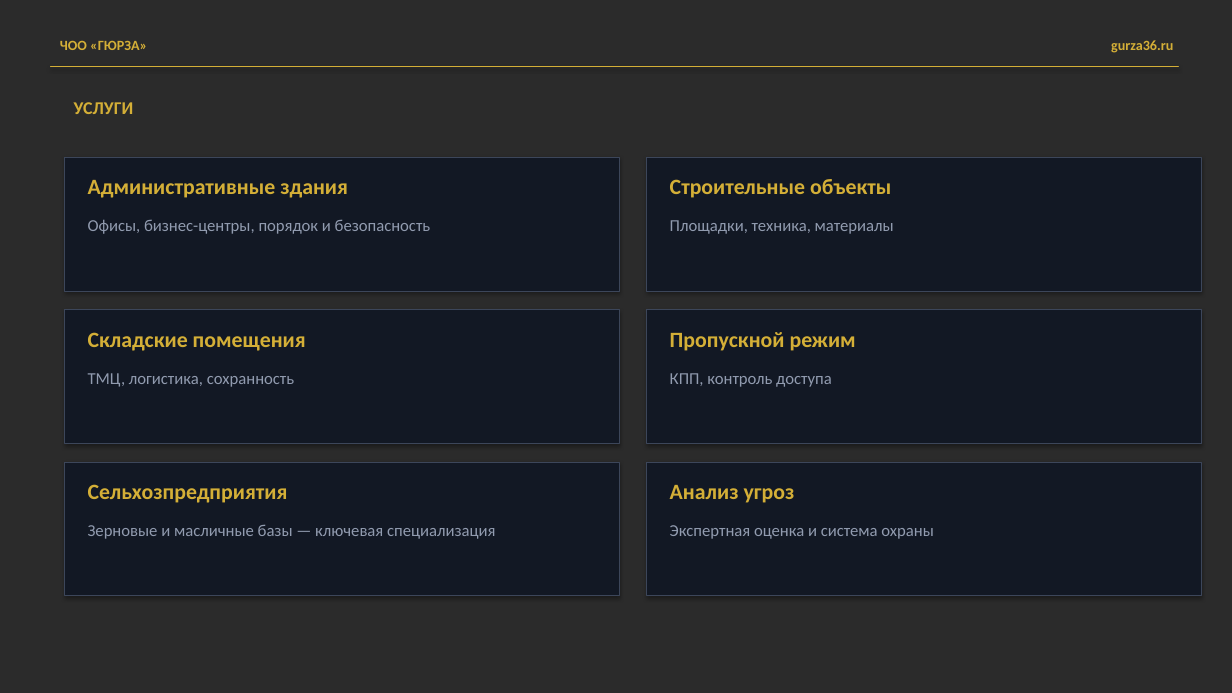
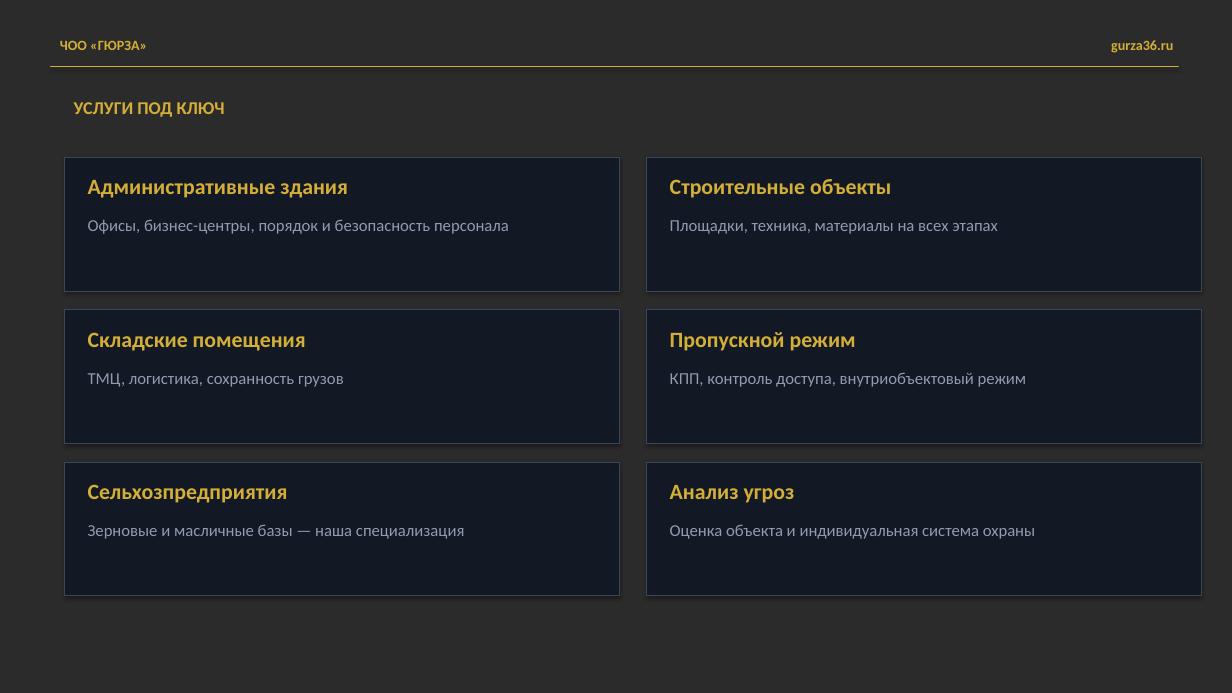
Before and after one commit to MatveyTORSHILOV/Gursa, a slide deck: slide 5 of presentation/gyurza-presentation.pptx. Drawn at 1232x693 pixels with LibreOffice and Linux fonts; fonts in the diff are those of the drawing; background and template pictures are left out; a plain dark background stands for a picture behind light text. Boxes give left, top, right and bottom in pixels: in the first picture for what was removed or moved away, otherwise in the second. Text is boxed around its words. In the diff, an @@ line names an element or a change of style, - is before the commit and + after.

```diff
--- a/presentation/gyurza-presentation.pptx
+++ b/presentation/gyurza-presentation.pptx
@@ text at (74,102,225,117): text changed @@
-УСЛУГИ
+УСЛУГИ ПОД КЛЮЧ
@@ text at (88,219,509,234): text changed @@
-Офисы, бизнес-центры, порядок и безопасность
+Офисы, бизнес-центры, порядок и безопасность персонала
@@ text at (670,220,997,234): text changed @@
-Площадки, техника, материалы
+Площадки, техника, материалы на всех этапах
@@ text at (88,373,344,387): text changed @@
-ТМЦ, логистика, сохранность
+ТМЦ, логистика, сохранность грузов
@@ text at (670,373,1027,387): text changed @@
-КПП, контроль доступа
+КПП, контроль доступа, внутриобъектовый режим
@@ text at (88,524,464,539): text changed @@
-Зерновые и масличные базы — ключевая специализация
+Зерновые и масличные базы — наша специализация
@@ text at (670,525,1036,539): text changed @@
-Экспертная оценка и система охраны
+Оценка объекта и индивидуальная система охраны
```
Also in this commit, not shown: 5 other slides changed, 6 slides added, 9 slides removed, 1 other file.
